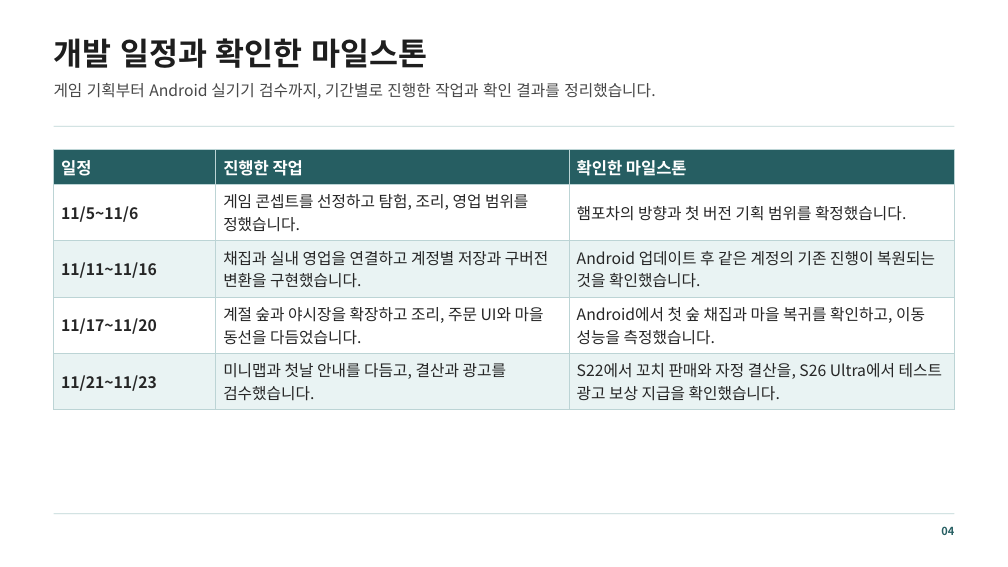
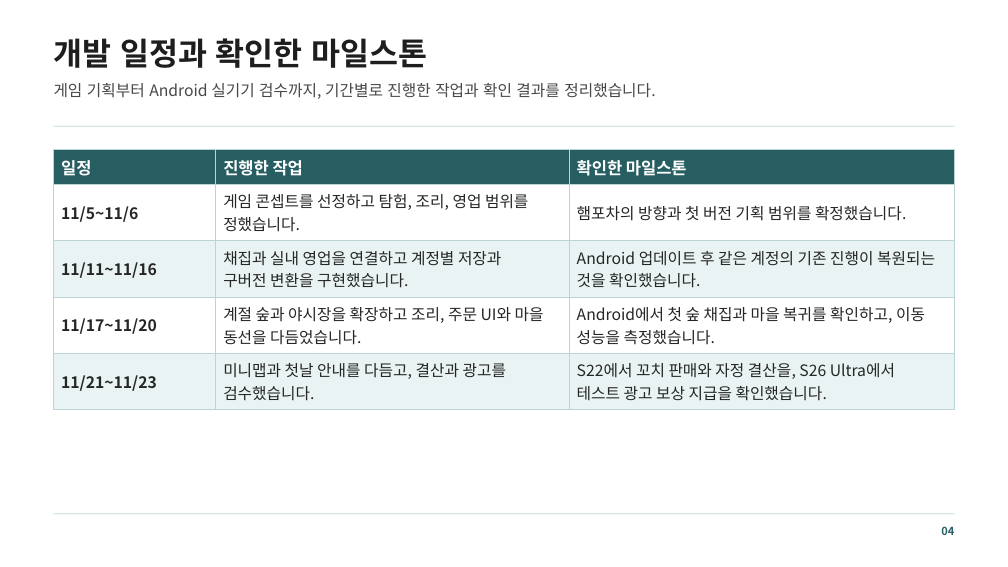
Before and after one commit to mjoon31/mjoon31, a slide deck: slide 4 of docs/assets/resources/ham-pocha/introduction.pptx. Drawn at 1008x567 pixels with LibreOffice and Linux fonts; fonts in the diff are those of the drawing. Boxes give left, top, right and bottom in pixels: in the first picture for what was removed or moved away, otherwise in the second. Text is boxed around its words. In the diff, an @@ line names an element or a change of style, - is before the commit and + after.

```diff
--- a/docs/assets/resources/ham-pocha/introduction.pptx
+++ b/docs/assets/resources/ham-pocha/introduction.pptx
@@ table at <box>54,150,956,410</box> @@
-row 3, column 2: 채집과 실내 영업을 연결하고 계정별 저장과 구버전 변환을 구현했습니다.
+row 3, column 2: 채집과 실내 영업을 연결하고 계정별 저장과 / 구버전 변환을 구현했습니다.
-row 5, column 2: 미니맵과 첫날 안내를 다듬고, 결산과 광고를 검수했습니다.
+row 5, column 2: 미니맵과 첫날 안내를 다듬고, 결산과 광고를 / 검수했습니다.
-row 5, column 3: S22에서 꼬치 판매와 자정 결산을, S26 Ultra에서 테스트 광고 보상 지급을 확인했습니다.
+row 5, column 3: S22에서 꼬치 판매와 자정 결산을, S26 Ultra에서 / 테스트 광고 보상 지급을 확인했습니다.
```
Also in this commit, not shown: 2 other slides changed, 4 other files.
